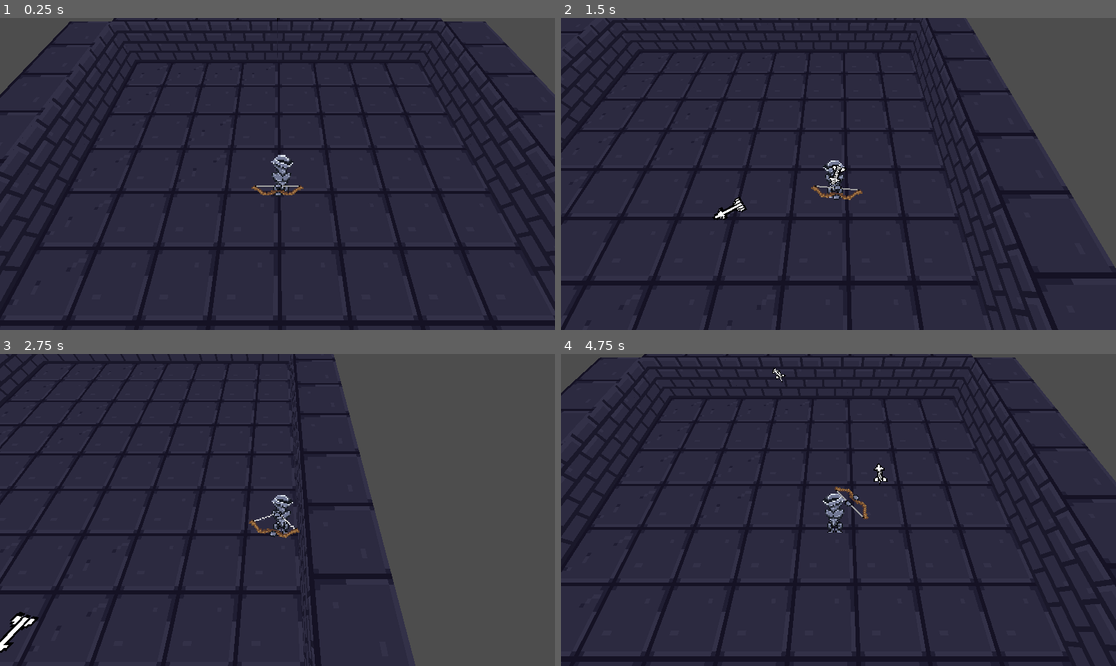
Above: before the commit, frames 1-4 (two rows, left to right).
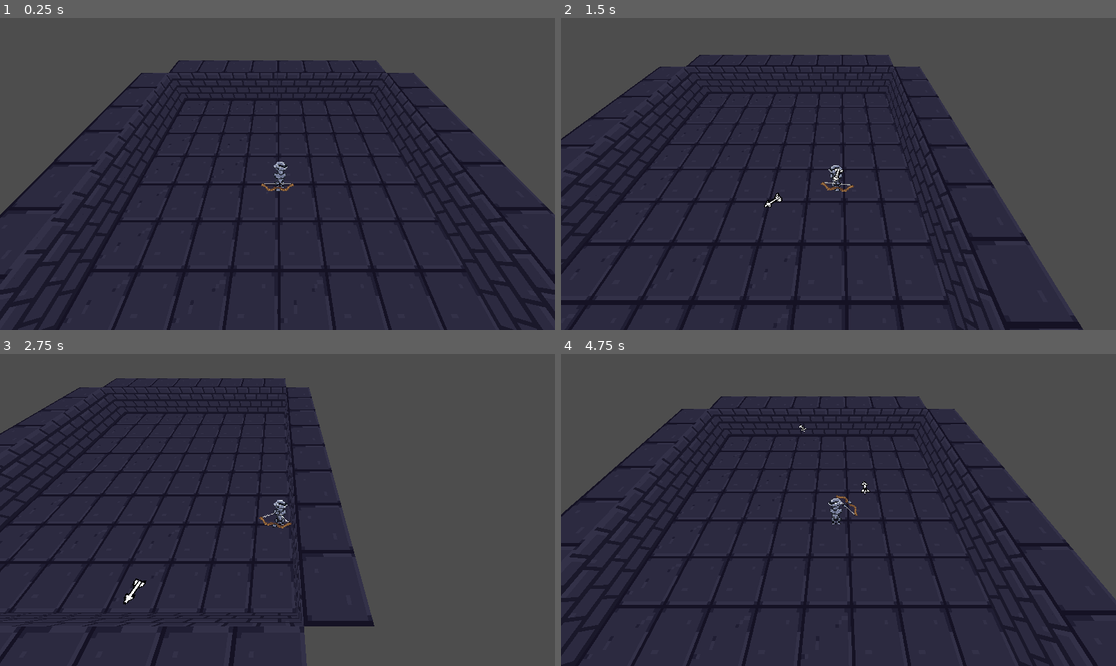
Above: after the commit, the same moments.

Repository: pjimenez1502/Frog-Iron
Game: Godot game, scene res://Scenes/Terrain/Dungeon_1/MAP_Dungeon_1.tscn
Same seed, same stepped clock (60 frames per second), same inputs: the game is played once before the commit and once after it.
Inputs (mouse positions are in pixels of both pictures, inside the frame that each line leads up to):
- Up to frame 1 (0.25 s): no input
- Up to frame 2 (1.5 s): move the mouse to (960, 158) at 0.52 s; press the mouse at (960, 158) at 0.53 s; hold D (RIGHT) 0.53-1.28 s; move the mouse to (727, 189) at 1.27 s; release the mouse at (727, 189) at 1.28 s; hold S (DOWN) from 1.28 s (still down); click (727, 189) at 1.35 s
- Up to frame 3 (2.75 s): move the mouse to (333, 441) at 2.02 s; release S (DOWN) at 2.03 s; press the mouse at (333, 441) at 2.03 s; hold D (RIGHT) from 2.03 s (still down)
- Up to frame 4 (4.75 s): move the mouse to (810, 572) at 2.77 s; release D (RIGHT) at 2.78 s; release the mouse at (810, 572) at 2.78 s; hold W (UP) 2.78-3.53 s; click (810, 572) at 2.85 s; move the mouse to (1005, 556) at 3.52 s; press the mouse at (1005, 556) at 3.53 s; hold A (LEFT) from 3.53 s (still down); move the mouse to (672, 463) at 4.27 s; release the mouse at (672, 463) at 4.28 s; click (672, 463) at 4.35 s

The runs differ from the first frame. In frame 1, 37% of the frame differs, in the area x 0-100%, y 0-100%; in frame 2, 35%; in frame 3, 23%; in frame 4, 37%.

Commit message:
Player hp, camera moved

Diff:
--- a/Scenes/Entity/Player/Player.gd
+++ b/Scenes/Entity/Player/Player.gd
@@ -4,6 +4,8 @@
 
 @onready var walk_animation_player: AnimationPlayer = $"Walk AnimationPlayer"
 @onready var sprite: AnimatedSprite3D = $AnimatedSprite3D
+
+@export var hp : int = 3
 
 var invert_look : bool
 
@@ -31,3 +33,11 @@
 		sprite.flip_h = !get_viewport().get_mouse_position().x < get_viewport().size.x / 2
 	else:
 		sprite.flip_h = get_viewport().get_mouse_position().x < get_viewport().size.x / 2
+
+func damage() -> void:
+	hp -= 1
+	if hp <= 0:
+		death()
+
+func death() -> void:
+	pass
--- a/Scenes/Entity/Player/Player.tscn
+++ b/Scenes/Entity/Player/Player.tscn
@@ -67,7 +67,6 @@
 }
 
 [node name="Player" type="CharacterBody3D"]
-transform = Transform3D(1, 0, 0, 0, 1, 0, 0, 0, 1, 0, 0.2, 0)
 collision_layer = 2
 script = ExtResource("1_gvmva")
 
@@ -76,7 +75,7 @@
 shape = SubResource("CapsuleShape3D_11mtv")
 
 [node name="AnimatedSprite3D" type="AnimatedSprite3D" parent="."]
-transform = Transform3D(1, 0, 0, 0, 0.869753, 0.493487, 0, -0.493487, 0.869753, 0, 1, 0)
+transform = Transform3D(1, 0, 0, 0, 0.866025, 0.5, 0, -0.5, 0.866025, 0, 1, 0)
 pixel_size = 0.05
 texture_filter = 0
 sprite_frames = SubResource("SpriteFrames_noogm")
@@ -88,6 +87,7 @@
 
 [node name="Camera3D" type="Camera3D" parent="Camera Pivot"]
 transform = Transform3D(1, 0, 0, 0, 0.707107, 0.707107, 0, -0.707107, 0.707107, 0, 5.69451, 4.92463)
+fov = 100.0
 
 [node name="Walk AnimationPlayer" type="AnimationPlayer" parent="."]
 libraries = {
